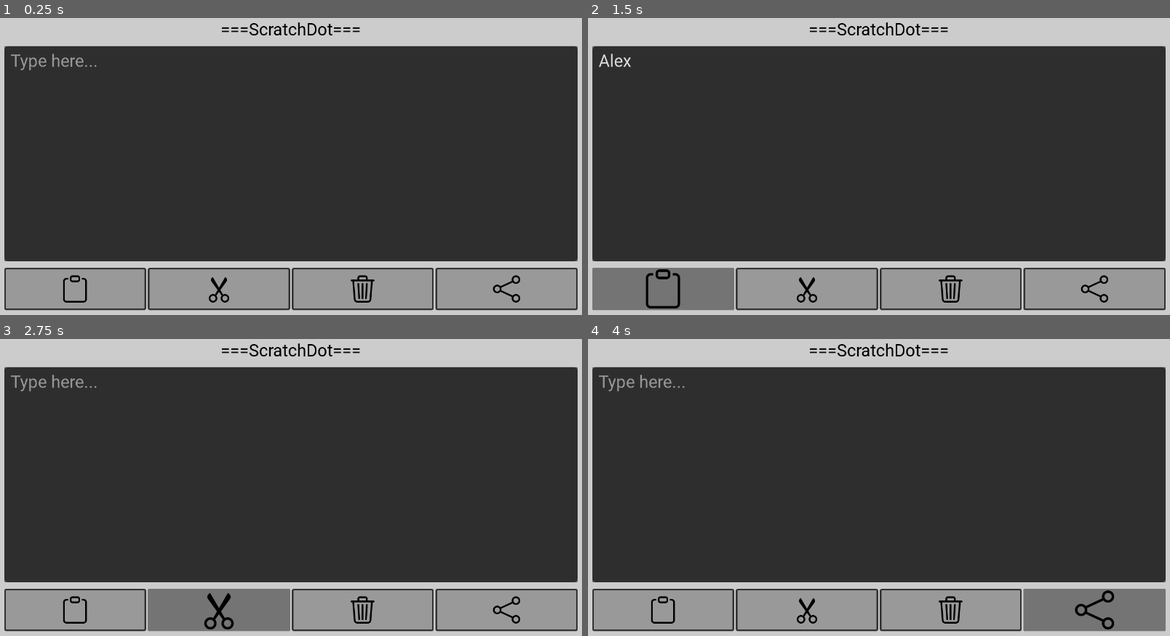
Above: before the commit, frames 1-4 (two rows, left to right).
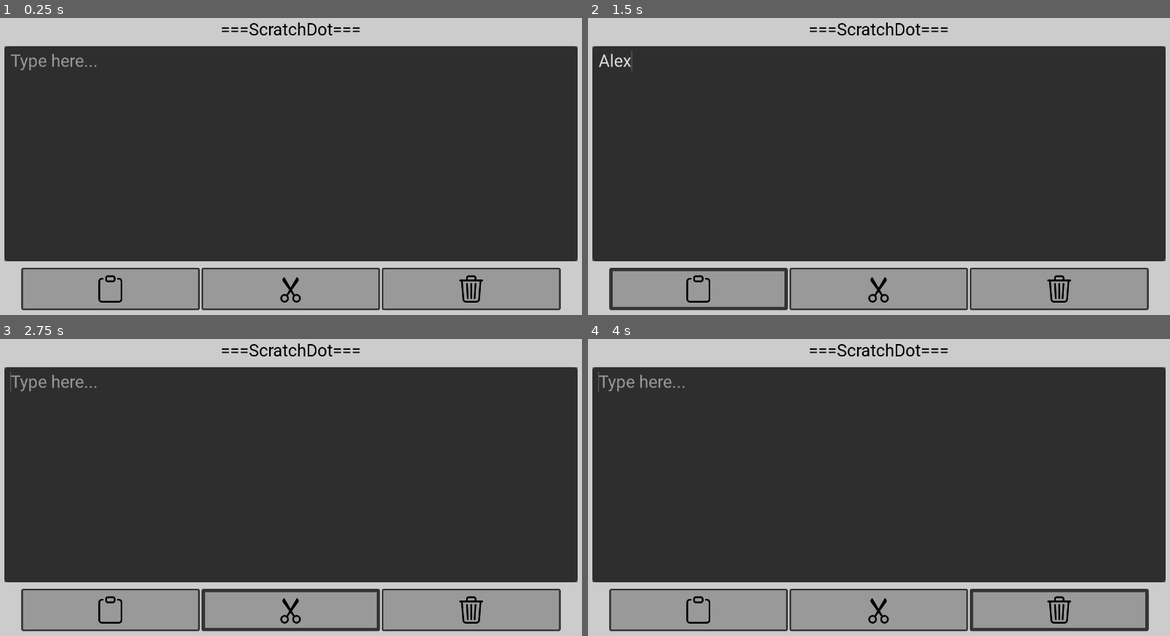
Above: after the commit, the same moments.

Repository: AndreaTerenz/ScratchDot
Game: Godot game, scene res://main.tscn
Two runs of this game, one before a commit and one after it. Both use one fixed random seed, a clock stepped at 60 frames per second and the inputs below.
Inputs (mouse positions are in pixels of both pictures, inside the frame that each line leads up to; where the layout moved, square brackets give the same spot in the first picture):
- Up to frame 1 (0.25 s): no input
- Up to frame 2 (1.5 s): click (879, 154) at 0.52 s; type "Alex" at 0.6 s; click (698, 288) [663, 288] at 1.25 s
- Up to frame 3 (2.75 s): click (291, 609) [221, 609] at 2 s
- Up to frame 4 (4 s): click (1059, 609) [948, 609] at 2.75 s; click (1094, 609) at 3.52 s

The runs differ from the first frame. In frame 1, 2.4% of the frame differs, in the area x 0-100%, y 84-99%; in frame 2, 5.2%; in frame 3, 5.7%, in the area x 0-100%, y 11-99%; in frame 4, 5.2%.

Commit message:
Button styling

Diff:
--- a/main.tscn
+++ b/main.tscn
@@ -6,6 +6,36 @@
 [ext_resource type="Texture2D" uid="uid://dc2susx1dj4f5" path="res://Icons/trash3.svg" id="4_31k0n"]
 [ext_resource type="Texture2D" uid="uid://2drsf4x5yrli" path="res://Icons/share.svg" id="4_050kn"]
 
+[sub_resource type="StyleBoxFlat" id="StyleBoxFlat_btd7u"]
+content_margin_left = 18.0
+content_margin_top = 18.0
+content_margin_right = 18.0
+content_margin_bottom = 18.0
+border_width_left = 8
+border_width_top = 8
+border_width_right = 8
+border_width_bottom = 8
+border_color = Color(0.294118, 0.294118, 0.294118, 1)
+corner_radius_top_left = 4
+corner_radius_top_right = 4
+corner_radius_bottom_right = 4
+corner_radius_bottom_left = 4
+
+[sub_resource type="StyleBoxFlat" id="StyleBoxFlat_c5m6d"]
+content_margin_left = 18.0
+content_margin_top = 18.0
+content_margin_right = 18.0
+content_margin_bottom = 18.0
+border_width_left = 8
+border_width_top = 8
+border_width_right = 8
+border_width_bottom = 8
+border_color = Color(0.2, 0.2, 0.2, 1)
+corner_radius_top_left = 4
+corner_radius_top_right = 4
+corner_radius_bottom_right = 4
+corner_radius_bottom_left = 4
+
 [sub_resource type="StyleBoxFlat" id="StyleBoxFlat_pusoo"]
 content_margin_left = 18.0
 content_margin_top = 18.0
@@ -21,10 +51,29 @@
 corner_radius_bottom_right = 4
 corner_radius_bottom_left = 4
 
+[sub_resource type="StyleBoxFlat" id="StyleBoxFlat_7o1vn"]
+content_margin_left = 18.0
+content_margin_top = 18.0
+content_margin_right = 18.0
+content_margin_bottom = 18.0
+bg_color = Color(0.2, 0.2, 0.2, 1)
+border_width_left = 4
+border_width_top = 4
+border_width_right = 4
+border_width_bottom = 4
+border_color = Color(0.2, 0.2, 0.2, 1)
+corner_radius_top_left = 4
+corner_radius_top_right = 4
+corner_radius_bottom_right = 4
+corner_radius_bottom_left = 4
+
 [sub_resource type="Theme" id="Theme_s6fqa"]
 default_font = ExtResource("1_ilr8s")
 default_font_size = 40
+Button/styles/focus = SubResource("StyleBoxFlat_btd7u")
+Button/styles/hover = SubResource("StyleBoxFlat_c5m6d")
 Button/styles/normal = SubResource("StyleBoxFlat_pusoo")
+Button/styles/pressed = SubResource("StyleBoxFlat_7o1vn")
 
 [sub_resource type="GDScript" id="GDScript_85r47"]
 script/source = "extends Control
@@ -65,6 +114,8 @@
 corner_radius_bottom_left = 10
 
 [sub_resource type="StyleBoxFlat" id="StyleBoxFlat_jywe7"]
+content_margin_left = 40.0
+content_margin_right = 40.0
 bg_color = Color(0.8, 0.8, 0.8, 1)
 
 [sub_resource type="GDScript" id="GDScript_djiem"]
@@ -135,6 +186,7 @@
 unique_name_in_owner = true
 layout_mode = 2
 size_flags_horizontal = 3
+focus_mode = 0
 icon = ExtResource("1_i6mvk")
 icon_alignment = 1
 expand_icon = true
@@ -143,6 +195,7 @@
 unique_name_in_owner = true
 layout_mode = 2
 size_flags_horizontal = 3
+focus_mode = 0
 icon = ExtResource("2_hjrji")
 icon_alignment = 1
 expand_icon = true
@@ -151,14 +204,17 @@
 unique_name_in_owner = true
 layout_mode = 2
 size_flags_horizontal = 3
+focus_mode = 0
 icon = ExtResource("4_31k0n")
 icon_alignment = 1
 expand_icon = true
 
 [node name="ShareBtn" type="Button" parent="PanelContainer/VBoxContainer/PanelContainer2/HBoxContainer"]
 unique_name_in_owner = true
-layout_mode = 2
-size_flags_horizontal = 3
+visible = false
+layout_mode = 2
+size_flags_horizontal = 3
+focus_mode = 0
 icon = ExtResource("4_050kn")
 icon_alignment = 1
 expand_icon = true
Not shown: 1 places in main.tscn that only renumber resources
